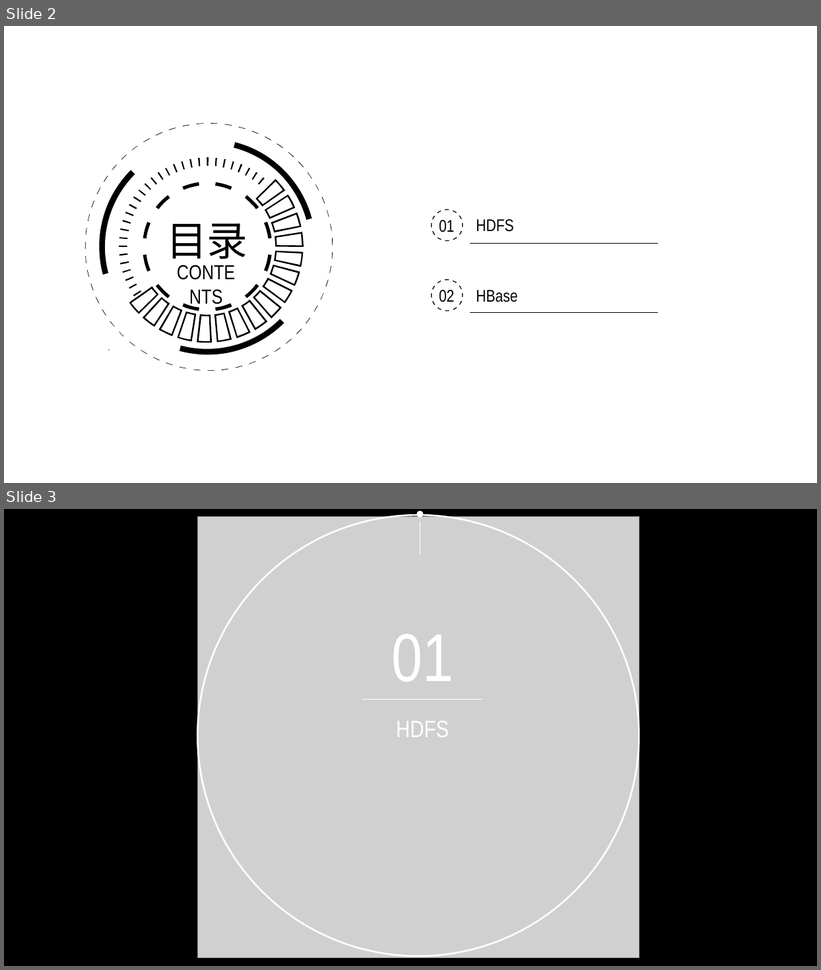
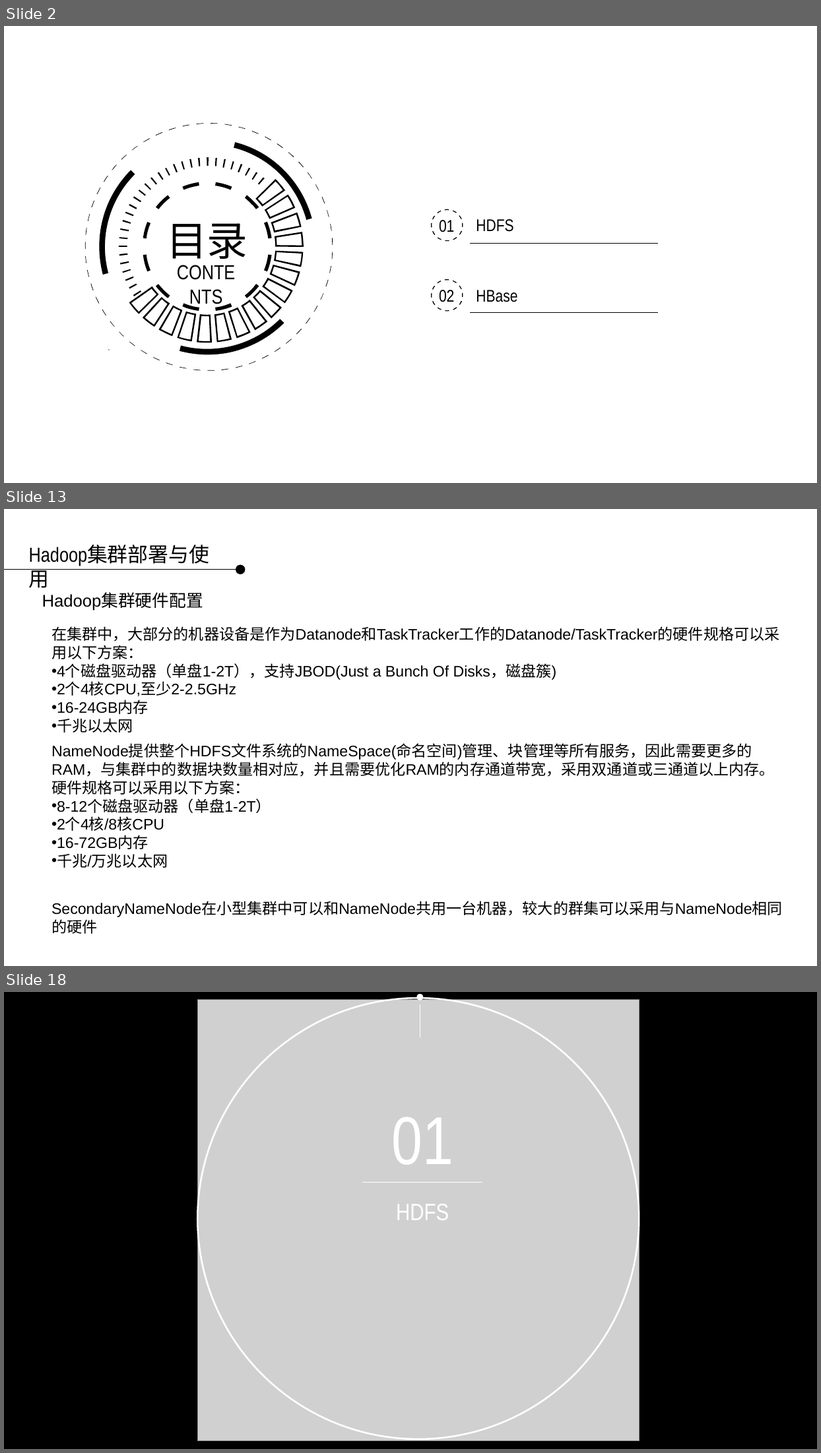
Before and after one commit to applepip/Big_Data, a slide deck: 数据采集系统-清华王宇新/数据采集系统 - 数据存储 第四讲.pptx. Shown one above the other, each under a label of ours: slides 2 and 3 before the commit, slides 2, 13 and 18 after it; the slides between them are not shown. The pictures are 821x970 and 821x1453 pixels, drawn with LibreOffice and Linux fonts; fonts in the diff are those of the drawing; grey boxes stand for pictures; background and template pictures are left out. Boxes give left, top, right and bottom in pixels: in the first picture for what was removed or moved away, otherwise in the second. Text is boxed around its words. In the diff, an @@ line names an element or a change of style, - is before the commit and + after.

```diff
--- a/数据采集系统-清华王宇新/数据采集系统 - 数据存储 第四讲.pptx
+++ b/数据采集系统-清华王宇新/数据采集系统 - 数据存储 第四讲.pptx
@@ slide 13 added at (x1=4, y1=509, x2=817, y2=966), background picture (left out) @@
@@ text added at (x1=23, y1=539, x2=234, y2=569), 24 pt, text #000000 @@
+Hadoop集群部署与使用
@@ ellipse added at (x1=236, y1=565, x2=246, y2=575), fill #000000 @@
@@ line added from (4, 569) to (236, 569), #000000 0.75 pt @@
@@ text added at (x1=42, y1=593, x2=203, y2=611), 20 pt, text #000000 @@
+Hadoop集群硬件配置
@@ text added at (x1=52, y1=626, x2=780, y2=733), 18 pt, text #000000 @@
+在集群中，大部分的机器设备是作为Datanode和TaskTracker工作的Datanode/TaskTracker的硬件规格可以采用以下方案：
+• 4个磁盘驱动器（单盘1-2T），支持JBOD(Just a Bunch Of Disks，磁盘簇)
+• 2个4核CPU,至少2-2.5GHz
+• 16-24GB内存
+• 千兆以太网
@@ text added at (x1=52, y1=745, x2=775, y2=868), 18 pt, text #000000 @@
+NameNode提供整个HDFS文件系统的NameSpace(命名空间)管理、块管理等所有服务，因此需要更多的RAM，与集群中的数据块数量相对应，并且需要优化RAM的内存通道带宽，采用双通道或三通道以上内存。硬件规格可以采用以下方案：
+• 8-12个磁盘驱动器（单盘1-2T）
+• 2个4核/8核CPU
+• 16-72GB内存
+• 千兆/万兆以太网
@@ text added at (x1=52, y1=902, x2=783, y2=918), 18 pt, text #000000 @@
+SecondaryNameNode在小型集群中可以和NameNode共用一台机器，较大的群集可以采用与NameNode相同的硬件
@@ what was slide 3 is now slide 18 @@
```
Also in this commit, not shown: 14 other slides added, 13 slides removed.
